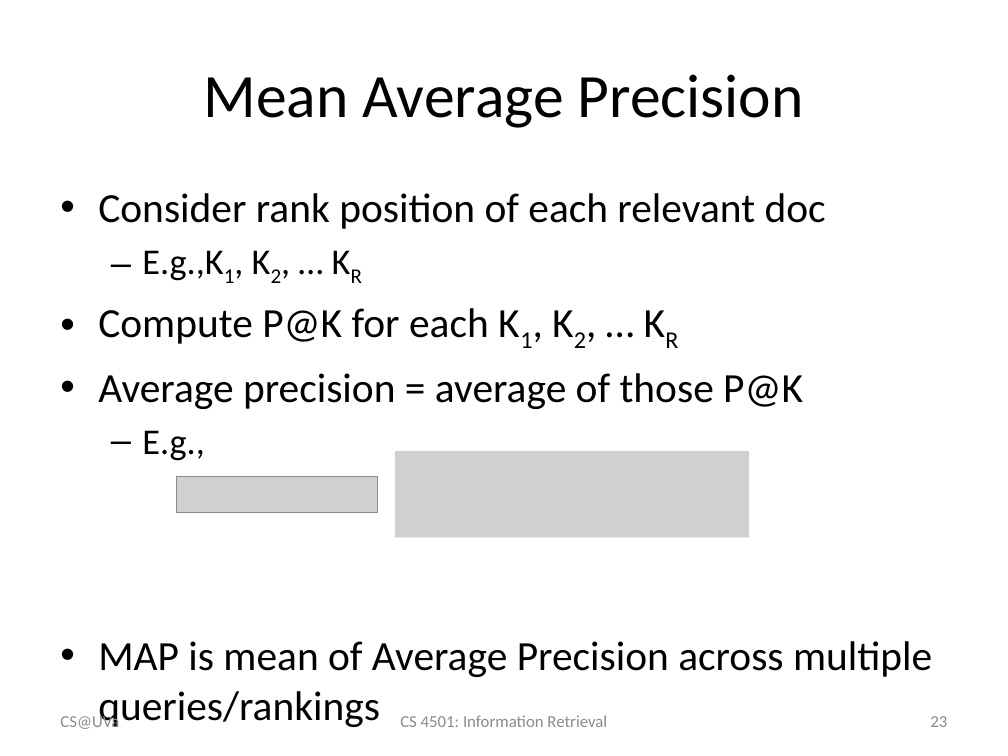
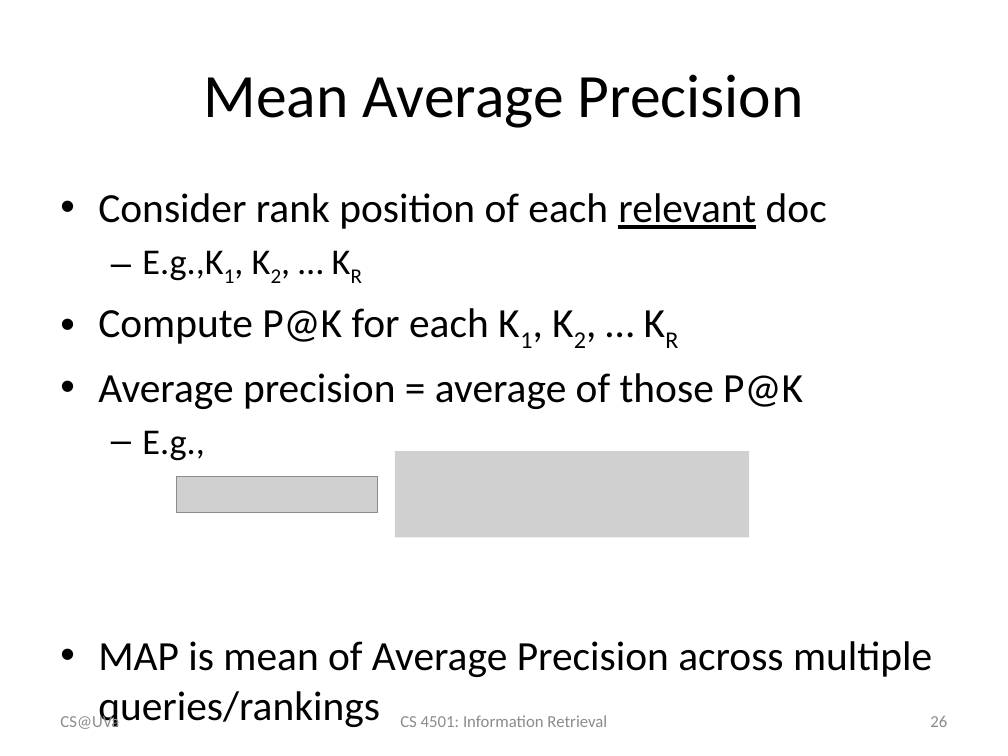
Before and after one commit to wang296/IR2015, a slide deck: slide 26 of docs/Information Retrieval Evaluation.pptx (slide 23 before the commit). Drawn at 1008x756 pixels with LibreOffice and Linux fonts; fonts in the diff are those of the drawing; grey boxes stand for pictures. Boxes give left, top, right and bottom in pixels: in the first picture for what was removed or moved away, otherwise in the second. Text is boxed around its words. In the diff, an @@ line names an element or a change of style, - is before the commit and + after.

```diff
--- a/docs/Information Retrieval Evaluation.pptx
+++ b/docs/Information Retrieval Evaluation.pptx
@@ text at [98,193,827,229]: underline on in "relevant" @@
@@ page number at [930,716,947,727]: text changed @@
-23
+26
```
Also in this commit, not shown: 2 other slides changed, 14 slides added, 2 other files.
